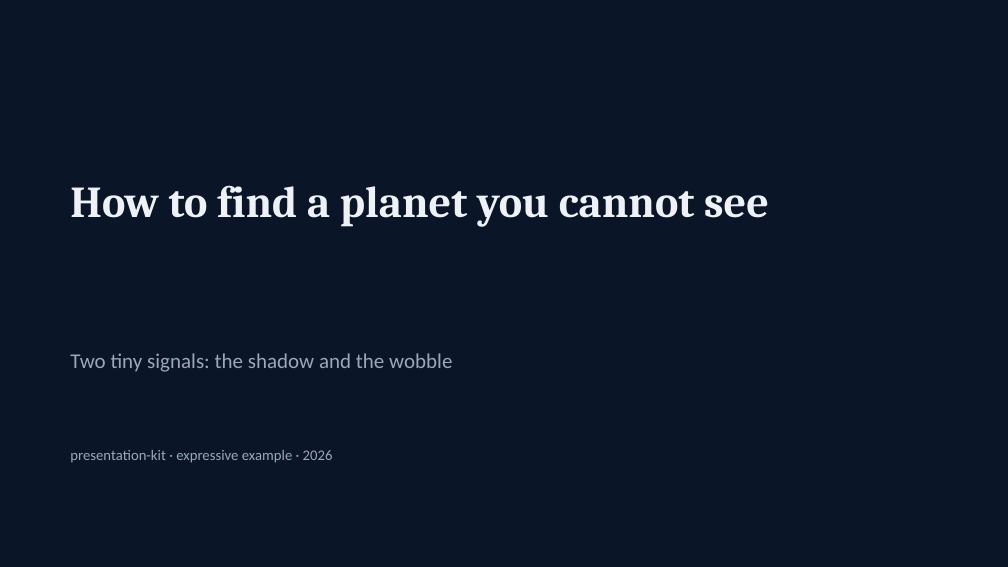
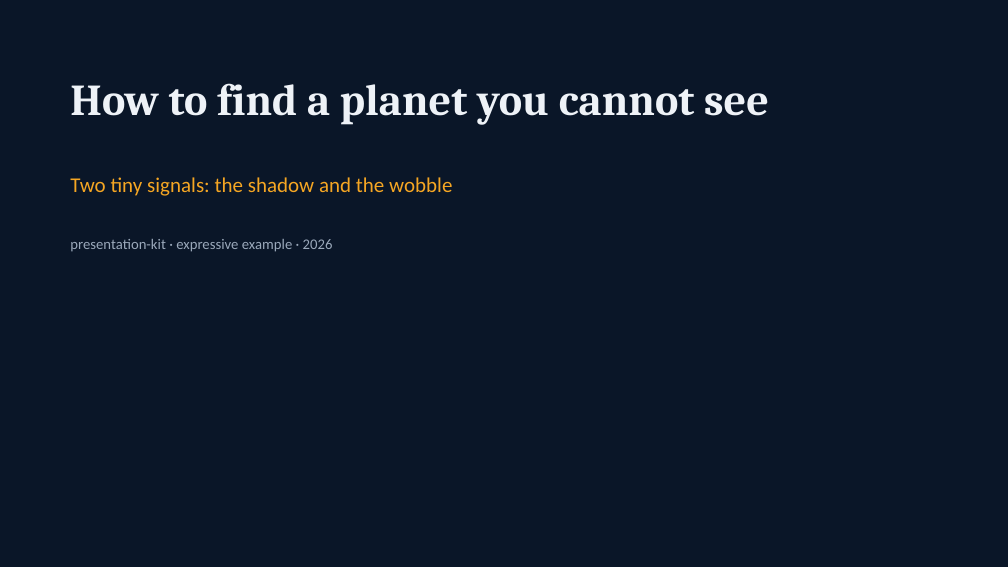
Before and after one commit to jpcastillo714/presentation-kit, a slide deck: slide 1 of examples/exoplanets/exoplanets.pptx. Drawn at 1008x567 pixels with LibreOffice and Linux fonts; fonts in the diff are those of the drawing; background and template pictures are left out. Boxes give left, top, right and bottom in pixels: in the first picture for what was removed or moved away, otherwise in the second. Text is boxed around its words. In the diff, an @@ line names an element or a change of style, - is before the commit and + after.

```diff
--- a/examples/exoplanets/exoplanets.pptx
+++ b/examples/exoplanets/exoplanets.pptx
@@ text "How to find a planet ...": place and size @@
-text "How to find a planet ..." at [70,185,769,227]
+text "How to find a planet ..." at [70,83,769,125]
@@ text "Two tiny signals: the shadow ...": place and size @@
-text "Two tiny signals: the shadow ..." at [70,353,452,372]
+text "Two tiny signals: the shadow ..." at [70,177,452,196]
@@ text "Two tiny signals: the shadow ..." at [70,177,452,196]: text colour #9AA8BA to #F5A623 @@
@@ text "presentation-kit · expressive example · ...": place and size @@
-text "presentation-kit · expressive example · ..." at [70,450,333,463]
+text "presentation-kit · expressive example · ..." at [70,239,333,252]
```
Also in this commit, not shown: 6 other slides changed, 50 other files.
